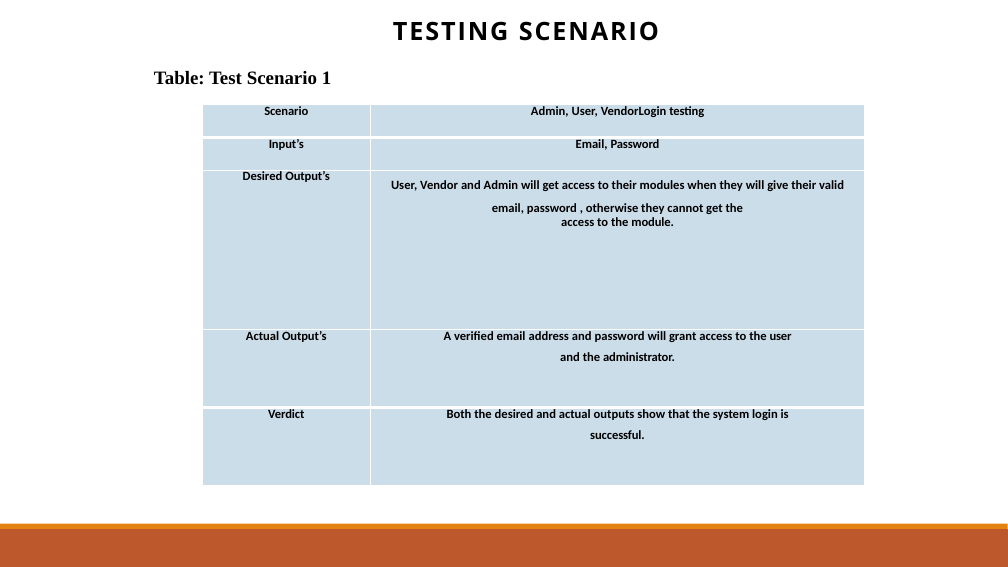
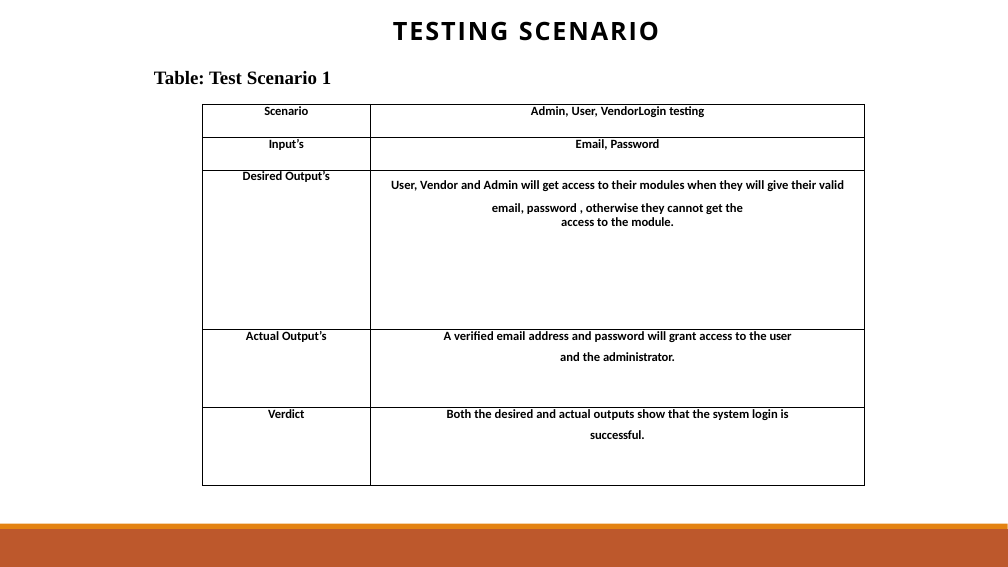
Before and after one commit to ashraful009/FlatSell, a slide deck: slide 47 of PPT for defence.pptx (slide 45 before the commit). Drawn at 1008x567 pixels with LibreOffice and Linux fonts; fonts in the diff are those of the drawing. Boxes give left, top, right and bottom in pixels: in the first picture for what was removed or moved away, otherwise in the second. Text is boxed around its words. In the diff, an @@ line names an element or a change of style, - is before the commit and + after.

```diff
--- a/PPT for defence.pptx
+++ b/PPT for defence.pptx
@@ table at [203,104,865,485] @@
@@ fill #CCDDEA to #FFFFFF in 10 cells @@
@@ borders changed @@
```
Also in this commit, not shown: 16 other slides changed, 2 slides added, 23 other files.
